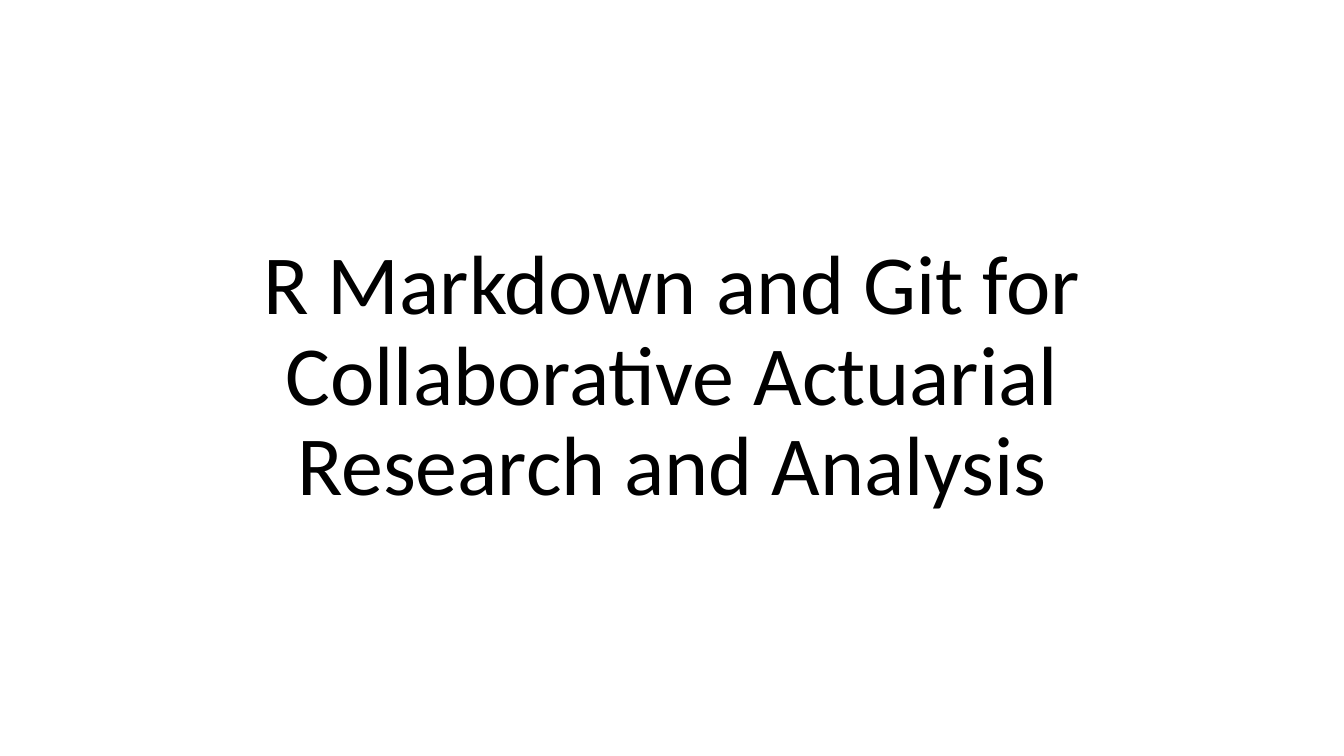
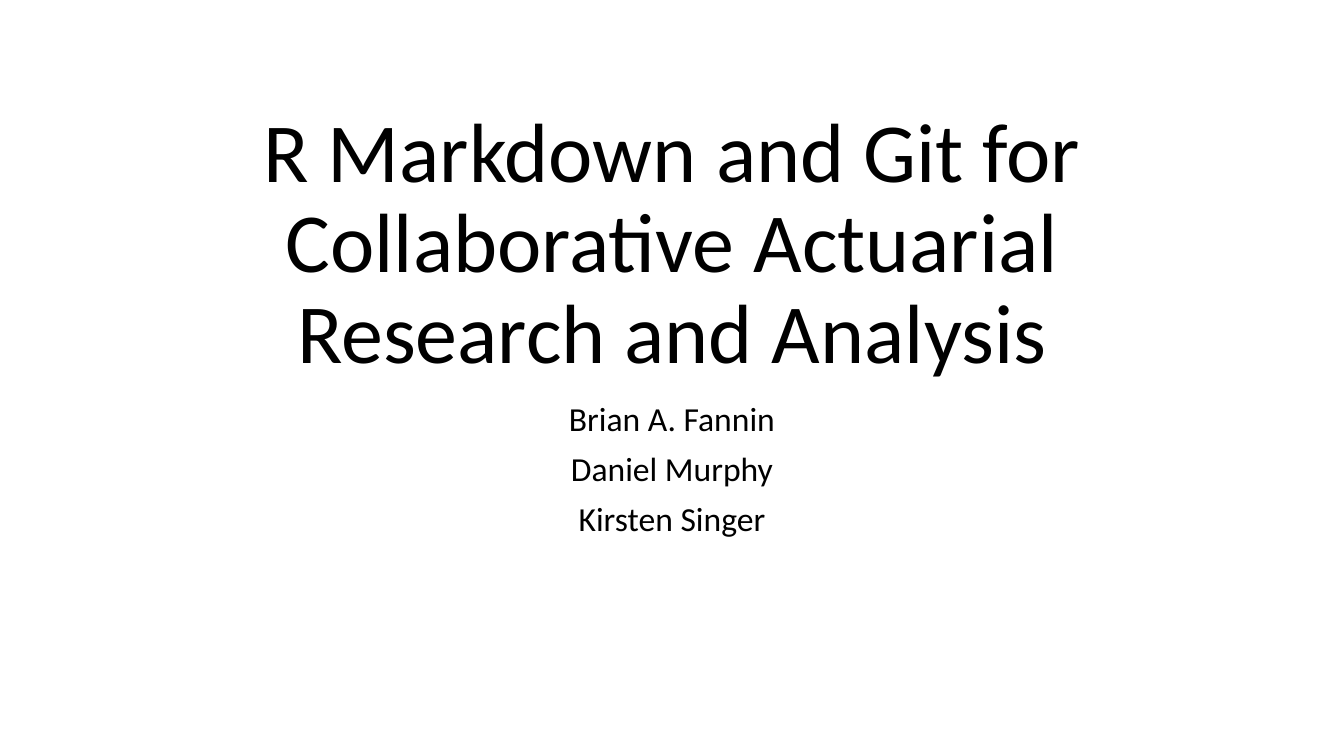
Before and after one commit to PirateGrunt/CLRS2015, a slide deck: slide 1 of 2015_CLRS.pptx. Drawn at 1344x756 pixels with LibreOffice and Linux fonts; fonts in the diff are those of the drawing. Boxes give left, top, right and bottom in pixels: in the first picture for what was removed or moved away, otherwise in the second. Text is boxed around its words. In the diff, an @@ line names an element or a change of style, - is before the commit and + after.

Commit message:
Add presenter names

```diff
--- a/2015_CLRS.pptx
+++ b/2015_CLRS.pptx
@@ title "R Markdown and Git for ...": place and size @@
-title "R Markdown and Git for ..." at box(263, 255, 1080, 509)
+title "R Markdown and Git for ..." at box(263, 123, 1080, 377)
@@ title "R Markdown and Git for ..." at box(263, 123, 1080, 377): vertical alignment middle to bottom @@
@@ subtitle added at box(569, 408, 775, 537), 24 pt, text #000000 @@
+Brian A. Fannin
+Daniel Murphy
+Kirsten Singer
```
